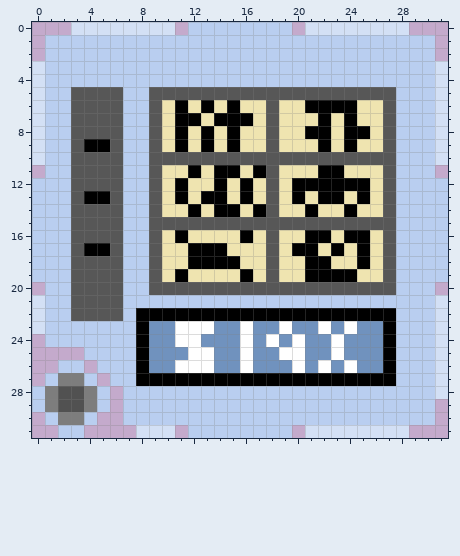
Edited in one commit: pixel-art sprite (Module Icons/Third Base.png). That is the earlier state.
The file is 32x32 pixels. Colours within 5 levels of each other are drawn and written as one.
And afterwards:
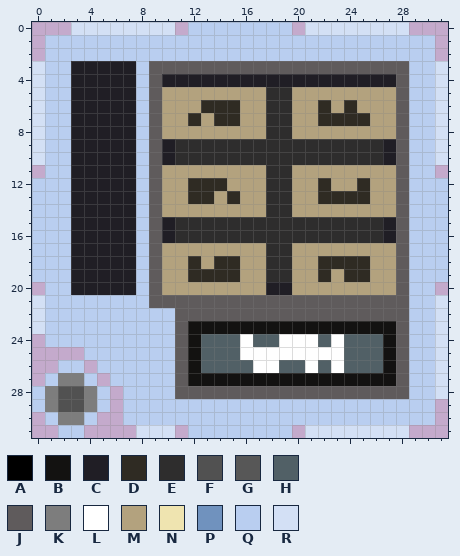
Palette (. is transparent): A #000000  B #131211  C #201e25  D #2f2b23  E #2e2d2d  F #515151  G #575757  H #516066  J #5f5b5c  K #7d7d7d  L #ffffff  M #b3a27e  N #efe4b0  P #7092be  Q #b9cef0  R #d3e0f5
The author wrote: Who is indeed on the first base
Change:
@@ x 0..31 @@
  2 .QQQQQQQQQQQQQQQQQQQQQQQQQQQQQQ.
- 3 RQQQQQQQQQQQQQQQQQQQQQQQQQQQQQQR
- 4 RQQQQQQQQQQQQQQQQQQQQQQQQQQQQQQR
- 5 RQQGGGGQQGGGGGGGGGGGGGGGGGGGQQQR
- 6 RQQGGGGQQGNANANANNGNNAAAANNGQQQR
- 7 RQQGGGGQQGNAANAAANGNNNANANNGQQQR
- 8 RQQGGGGQQGNANANANNGNNAANAANGQQQR
- 9 RQQGAAGQQGNANANANNGNNNANANNGQQQR
-10 RQQGGGGQQGGGGGGGGGGGGGGGGGGGQQQR
-11 .QQGGGGQQGNNANAANAGNNNAANNNGQQQ.
-12 QQQGGGGQQGNANNANANGNAAAAAANGQQQQ
-13 QQQGAAGQQGNANAANANGNANAANANGQQQQ
-14 QQQGGGGQQGNNANAANAGNNANNANNGQQQQ
-15 QQQGGGGQQGGGGGGGGGGGGGGGGGGGQQQQ
-16 QQQGGGGQQGNANNNNANGNNAANAANGQQQQ
-17 QQQGAAGQQGNNAAANNNGNAANANANGQQQQ
-18 QQQGGGGQQGNNAAAANNGNNAANNANGQQQQ
-19 QQQGGGGQQGNANNNNANGNNAAAANNGQQQQ
-20 .QQGGGGQQGGGGGGGGGGGGGGGGGGGQQQ.
-21 RQQGGGGQQQQQQQQQQQQQQQQQQQQQQQQR
-22 RQQGGGGQAAAAAAAAAAAAAAAAAAAAQQQR
-23 RQQQQQQQAPPLLLPPLPPLPPLPLPPAQQQR
-24 .QQQQQQQAPPLLPPPLPLPLPPLPPPAQQQR
-25 ....QQQQAPPPLLPPLPPLLPPLPPPAQQQR
-26 ..QQ.QQQAPPLLLPPLPPPLPLPLPPAQQQR
-27 .QKKQ.QQAAAAAAAAAAAAAAAAAAAAQQQR
-28 QKFFKQ.QQQQQQQQQQQQQQQQQQQQQQQQR
+ 3 RQQCCCCCQJJJJJJJJJJJJJJJJJJJJQQR
+ 4 RQQCCCCCQJCCCCCCCCCCCCCCCCCCJQQR
+ 5 RQQCCCCCQJMMMMMMMMEEMMMMMMMMJQQR
+ 6 RQQCCCCCQJMMMDDDMMEEMMDMDMMMJQQR
+ 7 RQQCCCCCQJMMDMDDMMEEMMDDDDMMJQQR
+ 8 RQQCCCCCQJMMMMMMMMEEMMMMMMMMJQQR
+ 9 RQQCCCCCQJCEEEEEEEEEEEEEEEECJQQR
+10 RQQCCCCCQJCEEEEEEEEEEEEEEEECJQQR
+11 .QQCCCCCQJMMMMMMMMEEMMMMMMMMJQQ.
+12 QQQCCCCCQJMMDDDMMMEEMMDMMDMMJQQQ
+13 QQQCCCCCQJMMDDMDMMEEMMDDDDMMJQQQ
+14 QQQCCCCCQJMMMMMMMMEEMMMMMMMMJQQQ
+15 QQQCCCCCQJCEEEEEEEEEEEEEEEECJQQQ
+16 QQQCCCCCQJCEEEEEEEEEEEEEEEECJQQQ
+17 QQQCCCCCQJMMMMMMMMEEMMMMMMMMJQQQ
+18 QQQCCCCCQJMMDMDDMMEEMMDDDDMMJQQQ
+19 QQQCCCCCQJMMDDDDMMEEMMDMDDMMJQQQ
+20 .QQCCCCCQJMMMMMMMMCCMMMMMMMMJQQ.
+21 RQQQQQQQQJJJJJJJJJJJJJJJJJJJJQQR
+22 RQQQQQQQQQQJJJJJJJJJJJJJJJJJJQQR
+23 RQQQQQQQQQQJBBBBBBBBBBBBBBBBJQQR
+24 .QQQQQQQQQQJBHHHLHHLLLHLHHHBJQQR
+25 ....QQQQQQQJBHHHLLLLLLLLHHHBJQQR
+26 ..QQ.QQQQQQJBHHHHLLHHLHLHHHBJQQR
+27 .QKKQ.QQQQQJBBBBBBBBBBBBBBBBJQQR
+28 QKFFKQ.QQQQJJJJJJJJJJJJJJJJJJQQR
 29 QKFFKQ.QQQQQQQQQQQQQQQQQQQQQQQQ.
